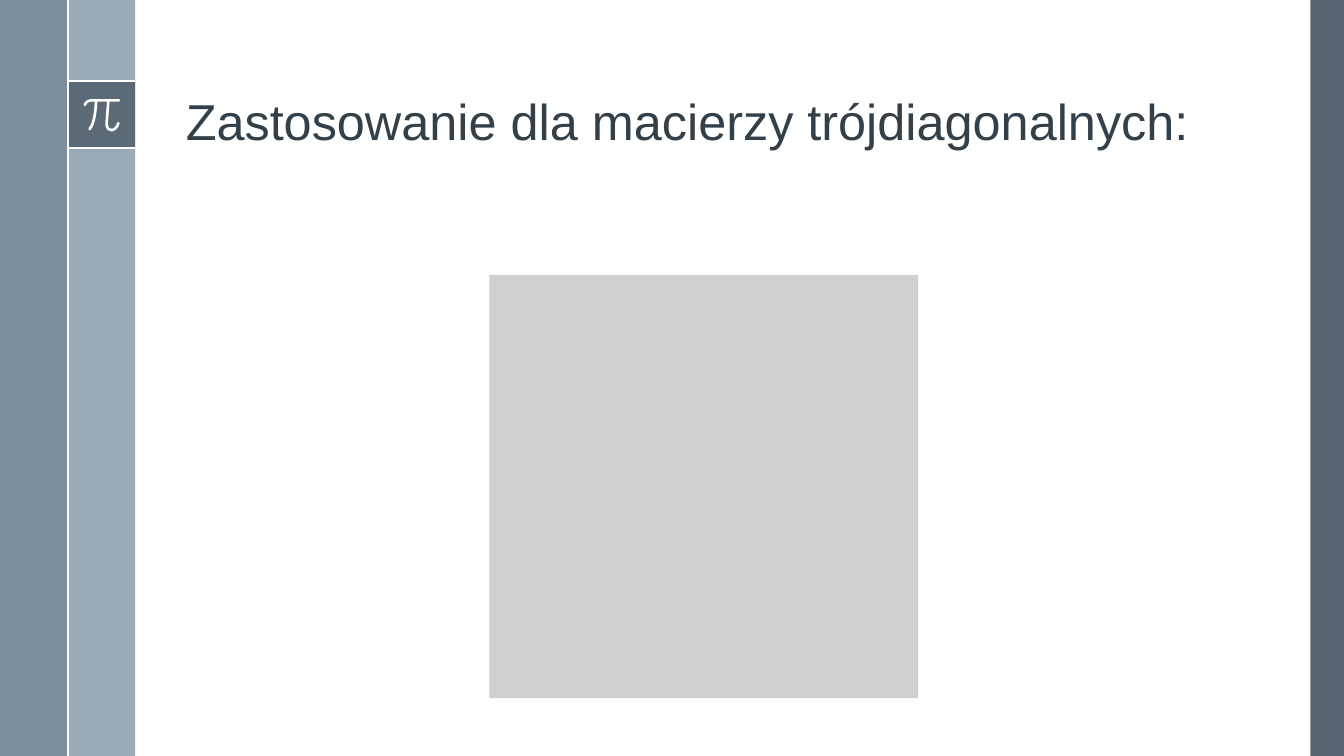
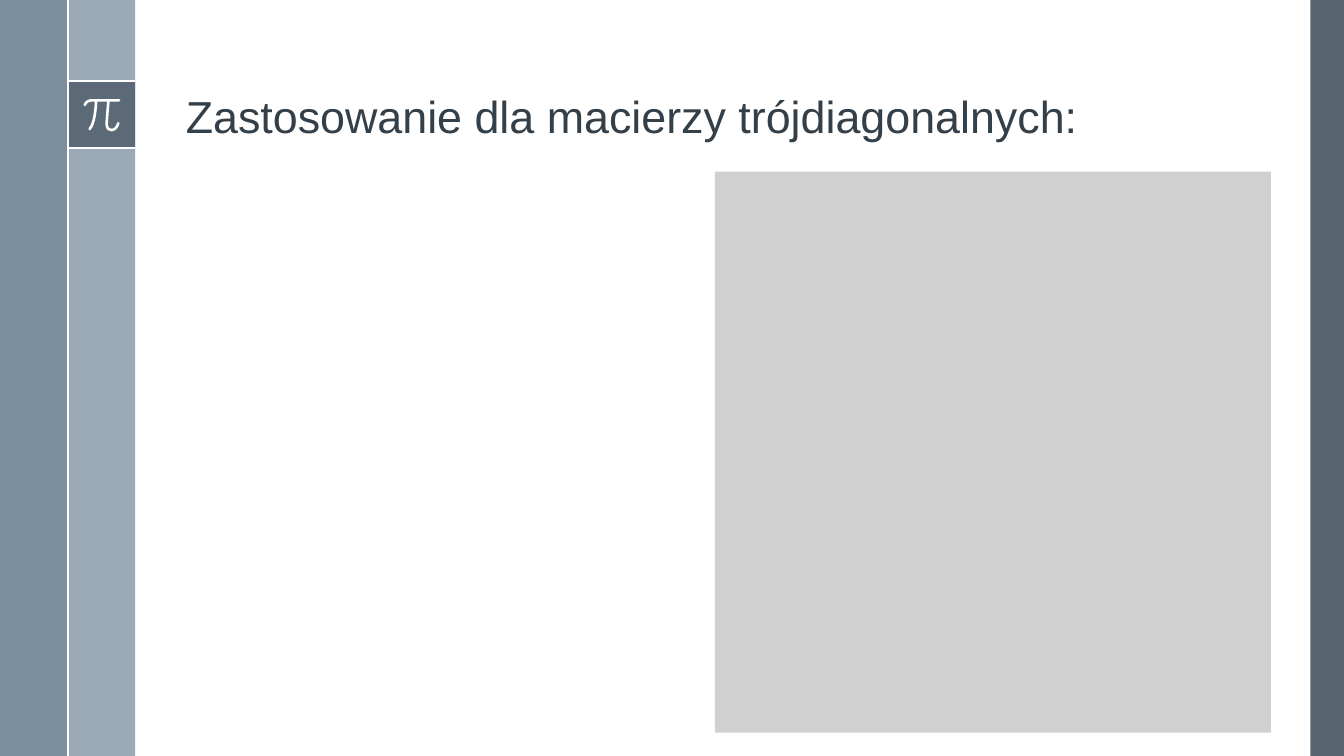
Before and after one commit to adamgracikowski/Numerical-Methods, a slide deck: slide 19 of Project2/Presentation/P2Z20_AGR.pptx (slide 17 before the commit). Drawn at 1344x756 pixels with LibreOffice and Linux fonts; fonts in the diff are those of the drawing; grey boxes stand for pictures. Boxes give left, top, right and bottom in pixels: in the first picture for what was removed or moved away, otherwise in the second. Text is boxed around its words. In the diff, an @@ line names an element or a change of style, - is before the commit and + after.

Commit message:
adjust font size and tabulation in presentation in project2

```diff
--- a/Project2/Presentation/P2Z20_AGR.pptx
+++ b/Project2/Presentation/P2Z20_AGR.pptx
@@ title "Zastosowanie dla macierzy trójdiagonalnych:" at [186, 100, 1077, 142]: size 36 to 32 pt @@
@@ picture: place and size @@
-picture at [489, 275, 918, 699]
+picture at [715, 171, 1270, 732]
```
Also in this commit, not shown: 16 other slides changed, 3 slides added.
